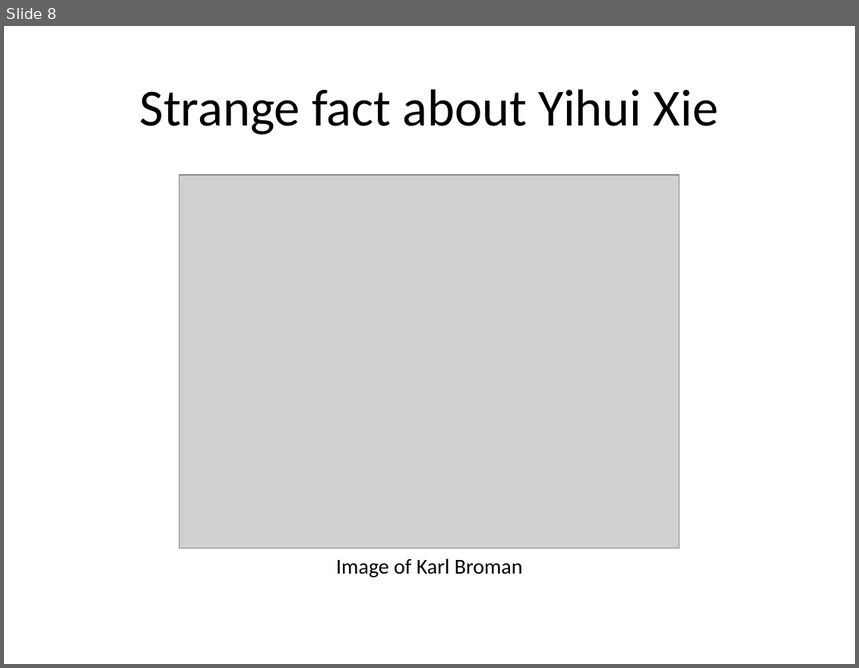
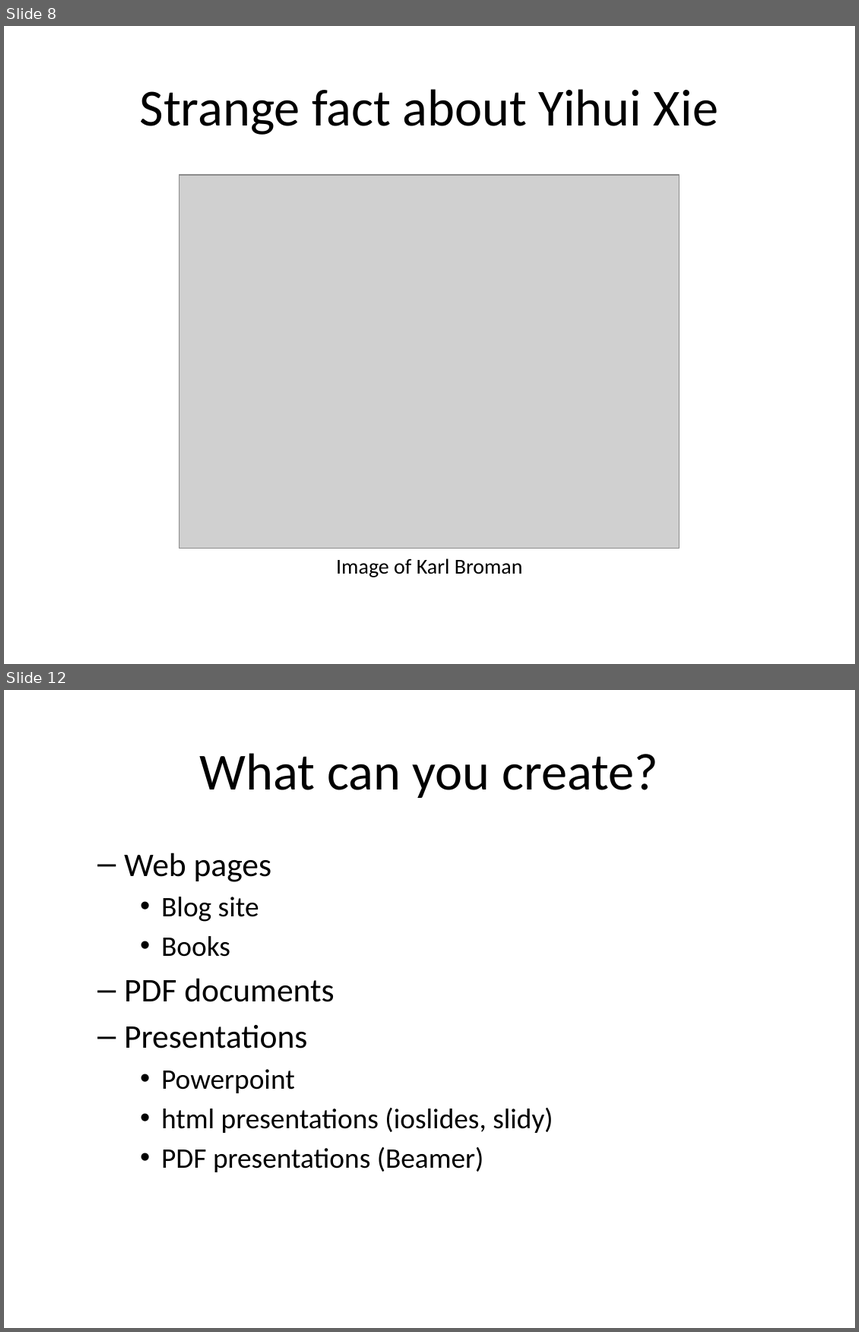
Before and after one commit to pmean/posters-with-pagedown, a slide deck: src/posters.pptx. Shown one above the other, each under a label of ours: slide 8 before the commit, slides 8 and 12 after it; the slides between them are not shown. The pictures are 859x668 and 859x1332 pixels, drawn with LibreOffice and Linux fonts; fonts in the diff are those of the drawing; grey boxes stand for pictures. Boxes give left, top, right and bottom in pixels: in the first picture for what was removed or moved away, otherwise in the second. Text is boxed around its words. In the diff, an @@ line names an element or a change of style, - is before the commit and + after.

```diff
--- a/src/posters.pptx
+++ b/src/posters.pptx
@@ slide 12 added at (x1=4, y1=690, x2=855, y2=1328), background #FFFFFF @@
@@ title added at (x1=200, y1=753, x2=658, y2=798), 44 pt, text #000000 @@
+What can you create?
@@ text added at (x1=124, y1=853, x2=553, y2=1173), 24 pt, text #000000 @@
+  – Web pages
+    • Blog site
+    • Books
+  – PDF documents
+  – Presentations
+    • Powerpoint
+    • html presentations (ioslides, slidy)
+    • PDF presentations (Beamer)
```
Also in this commit, not shown: 5 other slides added, 2 other files.
